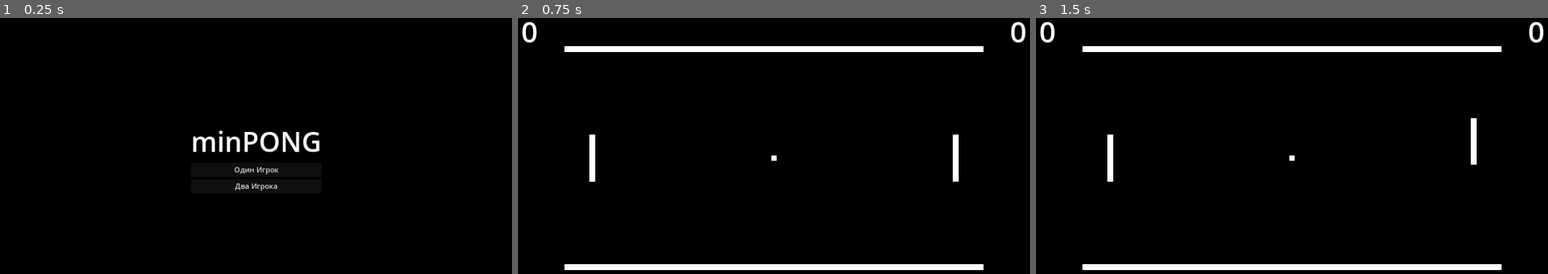
Above: before the commit, frames 1-3 (left to right).
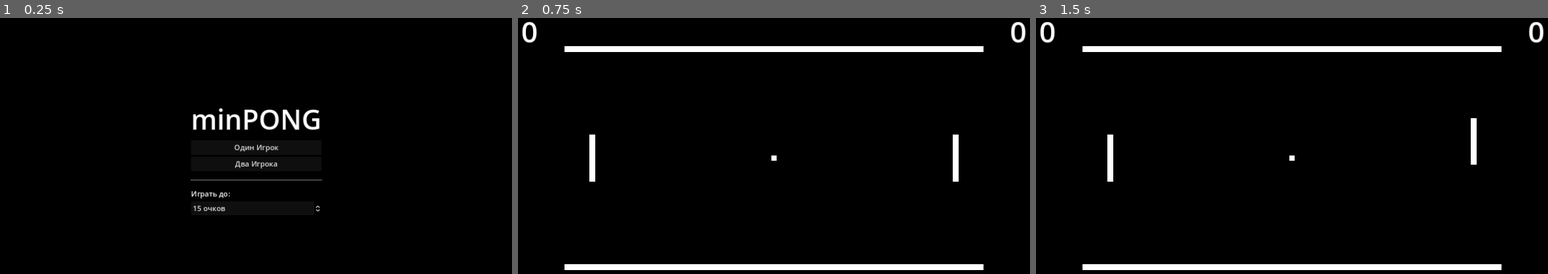
Above: after the commit, the same moments.

Repository: fbki-gamedev-trinity/godot-pong
Game: Godot game, scene res://scenes/menu.tscn
Two runs of this game, one before a commit and one after it. Both use one fixed random seed, a clock stepped at 60 frames per second and the inputs below.
Inputs:
- Up to frame 1 (0.25 s): no input
- Up to frame 2 (0.75 s): click "Один Игрок" at 0.5 s
- Up to frame 3 (1.5 s): tap Enter at 1.25 s; hold Up (player_1_move_up) from 1.28 s (still down); hold S (player_2_move_down) from 1.28 s (still down)

The runs differ from the first frame. In frame 1, 2.6% of the frame differs, in the area x 37-63%, y 35-76%; in frame 2, nothing differs; in frame 3, nothing differs.

Commit message:
Endgame WIP
- Add score objective spinbox
- Add score checks

Diff:
--- a/global.gd
+++ b/global.gd
@@ -1,4 +1,9 @@
 extends Node
 
+# Режим игры
+# 0 = Правый игрок против компьютера
+# 1 = Правый игрок против левого игрока
+var TYPE
 
-var TYPE
+# До скольки очков играть
+var OBJECTIVE
--- a/scenes/main.gd
+++ b/scenes/main.gd
@@ -11,12 +11,20 @@
 func player_scored() -> void:
 	player_points += 1
 	UI.update_player_point(player_points)
-	reset_game_state()
+	test_win_objective()
 
 func enemy_scored() -> void:
 	enemy_points += 1
 	UI.update_enemy_points(enemy_points)
-	reset_game_state()
+	test_win_objective()
+
+func test_win_objective():
+	if player_points >= Global.OBJECTIVE:
+		pass
+	elif enemy_points >= Global.OBJECTIVE:
+		pass
+	else:
+		reset_game_state()
 
 func reset_game_state():
 	enemy_paddle.global_position.y = 0
--- a/scenes/menu.gd
+++ b/scenes/menu.gd
@@ -1,11 +1,12 @@
 extends Control
 
+func transition_to_game_scene(type: int):
+	get_tree().change_scene_to_file("res://scenes/main.tscn")
+	Global.TYPE = 0
+	Global.OBJECTIVE = $MarginContainer/VBoxContainer/PlayUntil.value
 
 func _on_one_player_pressed() -> void:
-	get_tree().change_scene_to_file("res://scenes/main.tscn")
-	Global.TYPE = 0
-
+	transition_to_game_scene(0)
 
 func _on_two_players_pressed() -> void:
-	get_tree().change_scene_to_file("res://scenes/main.tscn")
-	Global.TYPE = 1
+	transition_to_game_scene(1)
--- a/scenes/menu.tscn
+++ b/scenes/menu.tscn
@@ -32,7 +32,7 @@
 layout_mode = 2
 metadata/_edit_lock_ = true
 
-[node name="Label" type="Label" parent="MarginContainer/VBoxContainer"]
+[node name="Title" type="Label" parent="MarginContainer/VBoxContainer"]
 layout_mode = 2
 theme = SubResource("Theme_0n7jm")
 text = "minPONG"
@@ -47,5 +47,18 @@
 text = "Два Игрока"
 metadata/_edit_lock_ = true
 
+[node name="HSeparator" type="HSeparator" parent="MarginContainer/VBoxContainer"]
+custom_minimum_size = Vector2(0, 30)
+layout_mode = 2
+
+[node name="PlayUntilLabel" type="Label" parent="MarginContainer/VBoxContainer"]
+layout_mode = 2
+text = "Играть до:"
+
+[node name="PlayUntil" type="SpinBox" parent="MarginContainer/VBoxContainer"]
+layout_mode = 2
+value = 15.0
+suffix = "очков"
+
 [connection signal="pressed" from="MarginContainer/VBoxContainer/OnePlayer" to="." method="_on_one_player_pressed"]
 [connection signal="pressed" from="MarginContainer/VBoxContainer/TwoPlayers" to="." method="_on_two_players_pressed"]
